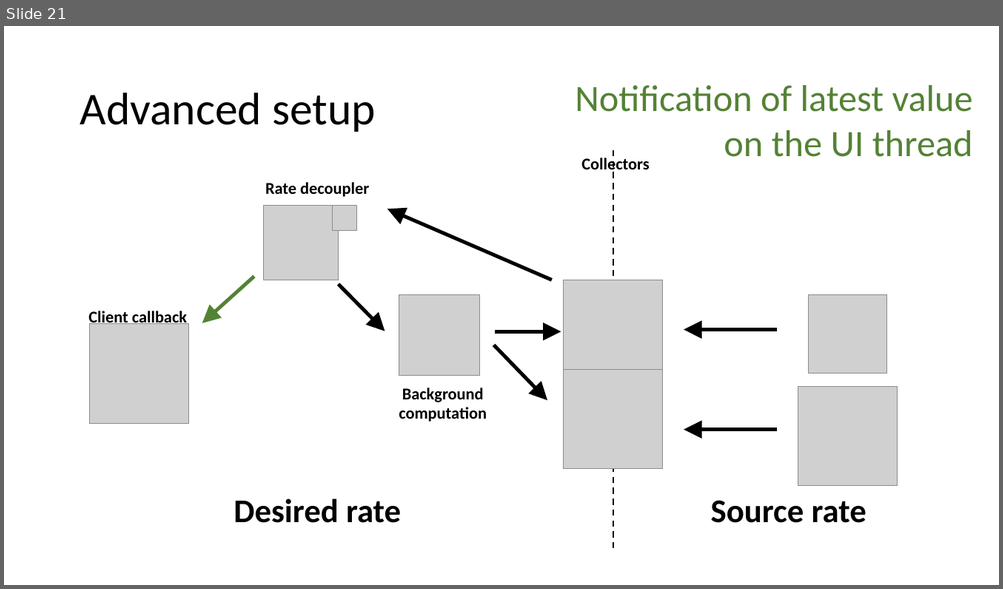
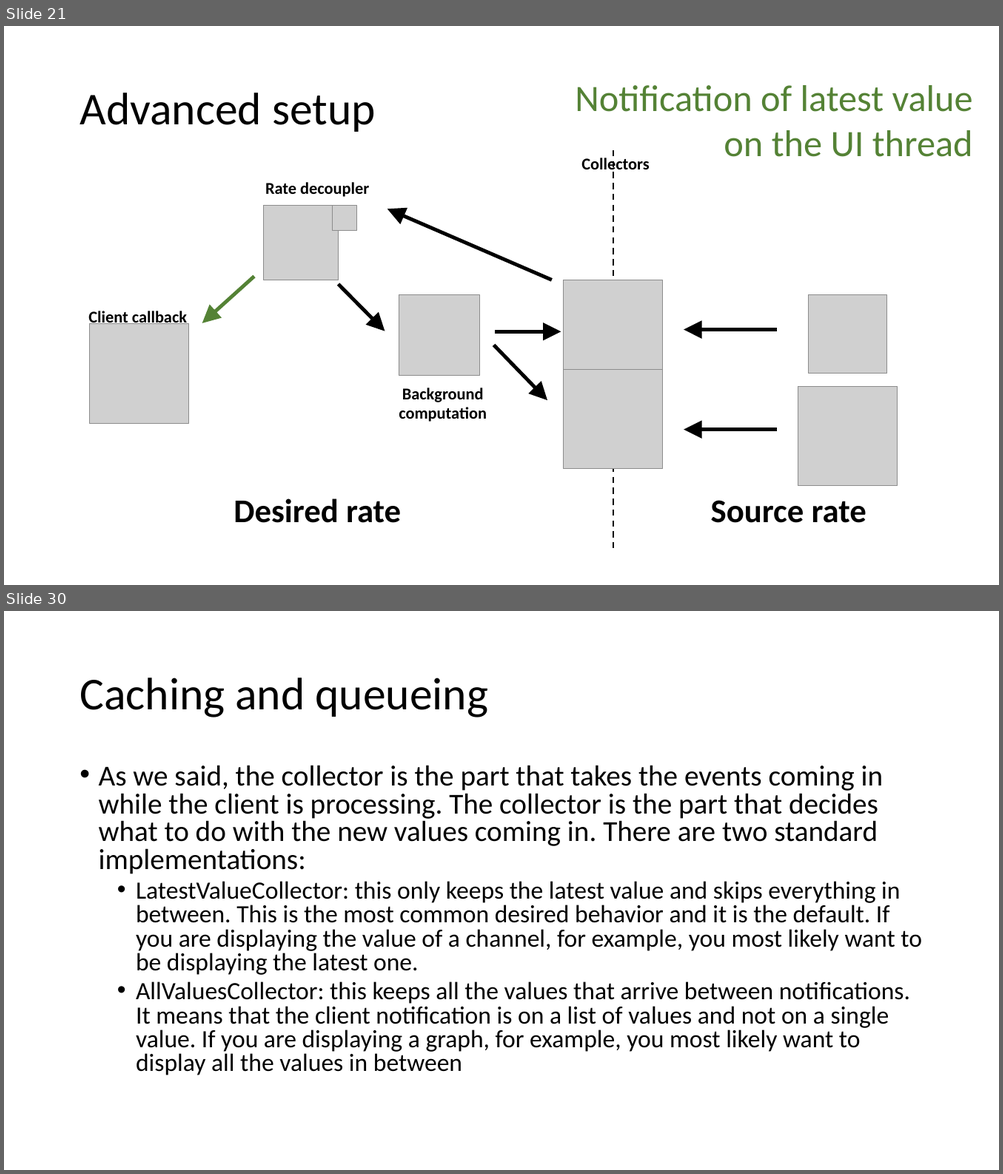
Before and after one commit to shroffk/epics-java-resources, a slide deck: EPICS-GPClient.pptx. Shown one above the other, each under a label of ours: slide 21 before the commit, slides 21 and 30 after it; the slides between them are not shown. The pictures are 1003x589 and 1003x1174 pixels, drawn with LibreOffice and Linux fonts; fonts in the diff are those of the drawing; grey boxes stand for pictures. Boxes give left, top, right and bottom in pixels: in the first picture for what was removed or moved away, otherwise in the second. Text is boxed around its words. In the diff, an @@ line names an element or a change of style, - is before the commit and + after.

```diff
--- a/EPICS-GPClient.pptx
+++ b/EPICS-GPClient.pptx
@@ slide 30 added at <box>4,611,999,1170</box>, background #FFFFFF @@
@@ title added at <box>79,678,489,718</box>, 44 pt, text #000000 @@
+Caching and queueing
@@ text added at <box>99,765,922,1076</box>, 24 pt, text #000000 @@
+• As we said, the collector is the part that takes the events coming in while the client is processing. The collector is the part that decides what to do with the new values coming in. There are two standard implementations:
+  • LatestValueCollector: this only keeps the latest value and skips everything in between. This is the most common desired behavior and it is the default. If you are displaying the value of a channel, for example, you most likely want to be displaying the latest one.
+  • AllValuesCollector: this keeps all the values that arrive between notifications. It means that the client notification is on a list of values and not on a single value. If you are displaying a graph, for example, you most likely want to display all the values in between
```
Also in this commit, not shown: 2 slides changed, 31 other slides added.
